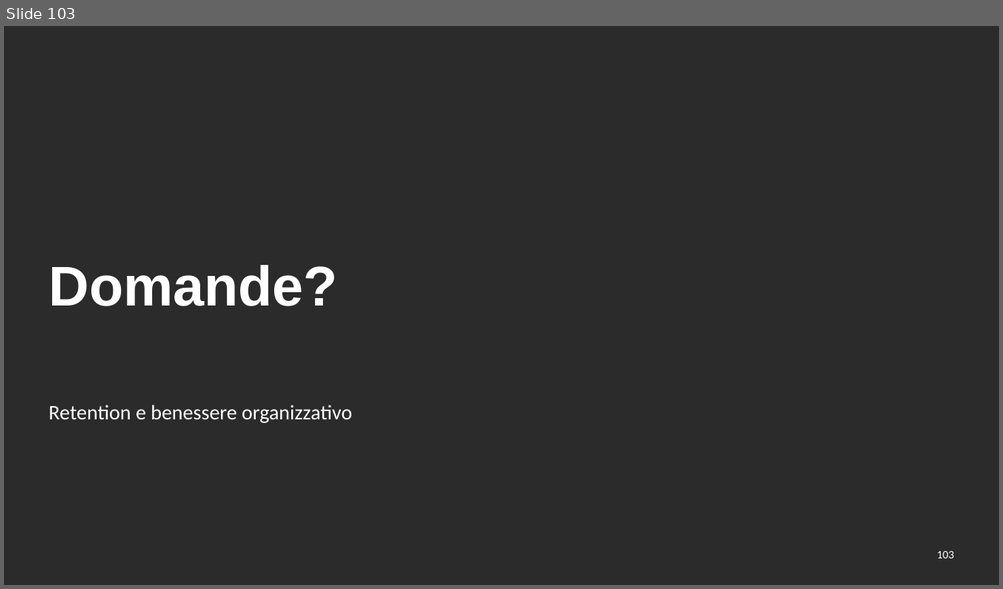
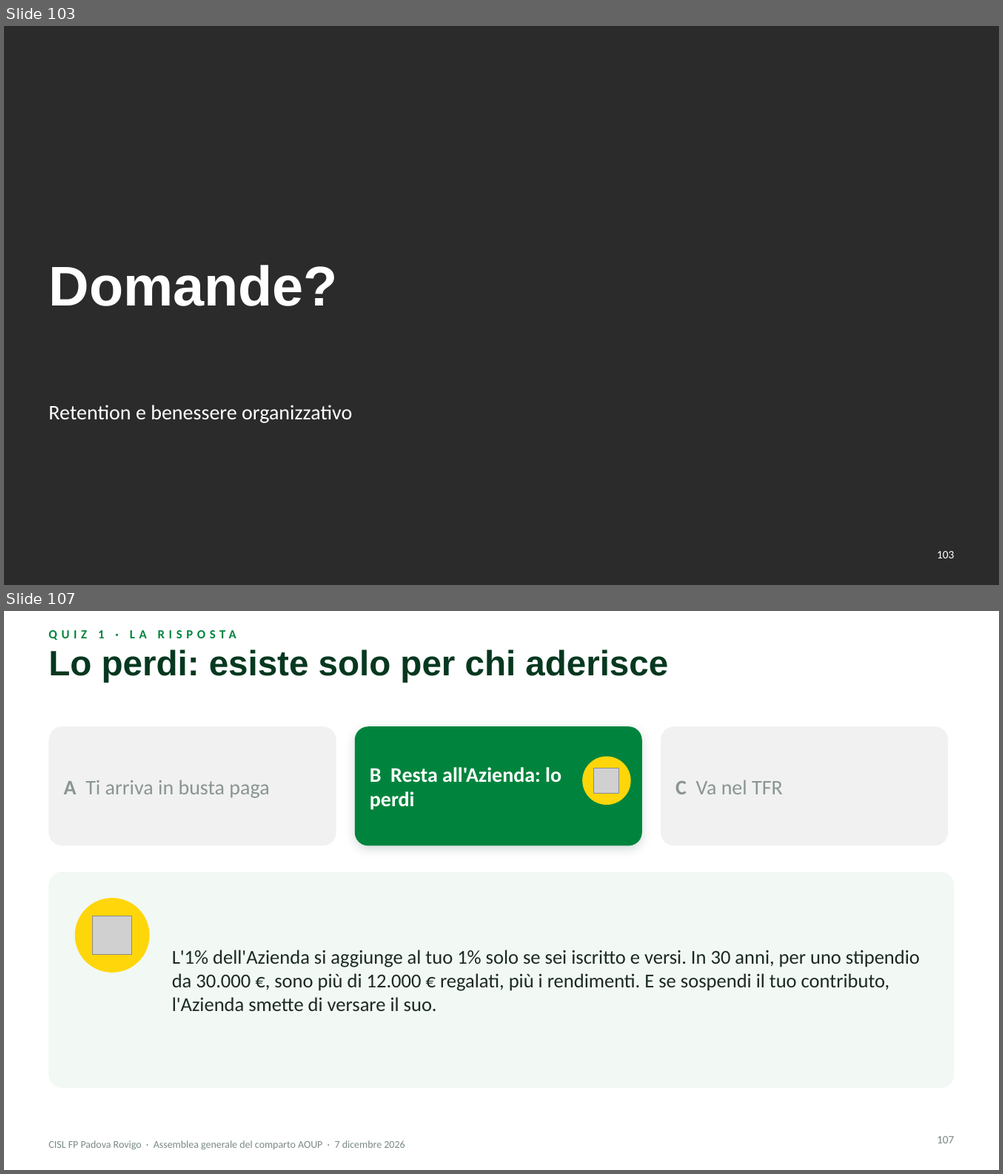
Before and after one commit to aki1806-droid/Prove, a slide deck: produzione/assemblea-2026-12-07/slide/assemblea-2026-12-07.pptx. Shown one above the other, each under a label of ours: slide 103 before the commit, slides 103 and 107 after it; the slides between them are not shown. The pictures are 1003x589 and 1003x1174 pixels, drawn with LibreOffice and Linux fonts; fonts in the diff are those of the drawing; grey boxes stand for pictures; background and template pictures are left out; a plain dark background stands for a picture behind light text. Boxes give left, top, right and bottom in pixels: in the first picture for what was removed or moved away, otherwise in the second. Text is boxed around its words. In the diff, an @@ line names an element or a change of style, - is before the commit and + after.

```diff
--- a/produzione/assemblea-2026-12-07/slide/assemblea-2026-12-07.pptx
+++ b/produzione/assemblea-2026-12-07/slide/assemblea-2026-12-07.pptx
@@ slide 107 added at (4, 611, 999, 1170), background #FFFFFF @@
@@ text added at (98, 630, 104, 638), 12 pt, text #00843D, bold @@
+QUIZ 1 · LA RISPOSTA
@@ title added at (48, 649, 668, 683), 34 pt, text #06381F, bold @@
+Lo perdi: esiste solo per chi aderisce
@@ rounded rectangle added at (48, 726, 336, 846), fill #F1F1F1 @@
@@ rounded rectangle added at (355, 726, 642, 846), fill #00843D @@
@@ rounded rectangle added at (660, 726, 948, 846), fill #F1F1F1 @@
@@ ellipse added at (582, 757, 631, 805), fill #FFD60A @@
@@ text added at (64, 780, 269, 798), 20 pt, text #8A9690 @@
+A Ti arriva in busta paga
@@ text added at (370, 767, 561, 810), 20 pt, text #FFFFFF, bold @@
+B Resta all'Azienda: lo perdi
@@ picture added at (595, 769, 620, 794) @@
@@ text added at (675, 780, 782, 795), 20 pt, text #8A9690 @@
+C Va nel TFR
@@ rounded rectangle added at (48, 872, 954, 1088), fill #F2F8F3 @@
@@ ellipse added at (75, 898, 150, 973), fill #FFD60A @@
@@ picture added at (93, 916, 131, 955) @@
@@ text added at (172, 950, 919, 1011), 19 pt, text #1B2A22 @@
+L'1% dell'Azienda si aggiunge al tuo 1% solo se sei iscritto e versi. In 30 anni, per uno stipendio da 30.000 €, sono più di 12.000 € regalati, più i rendimenti. E se sospendi il tuo contributo, l'Azienda smette di versare il suo.
@@ text added at (48, 1141, 404, 1150), 10 pt, text #7A8B81 @@
+CISL FP Padova Rovigo · Assemblea generale del comparto AOUP · 7 dicembre 2026
@@ page number added at (936, 1136, 953, 1144), 11 pt, text #7A8B81 @@
+107
```
Also in this commit, not shown: 19 other slides added, 18 other files.
